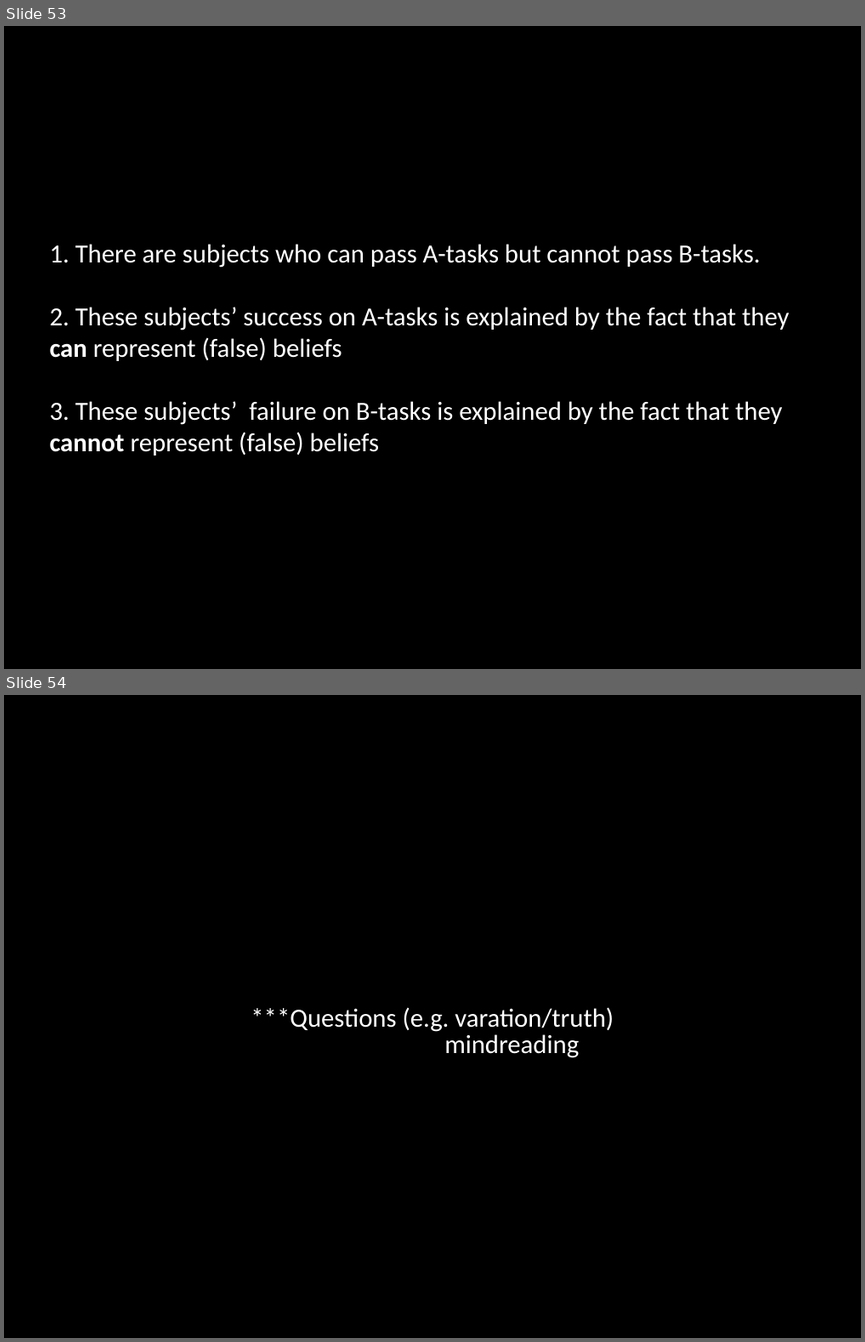
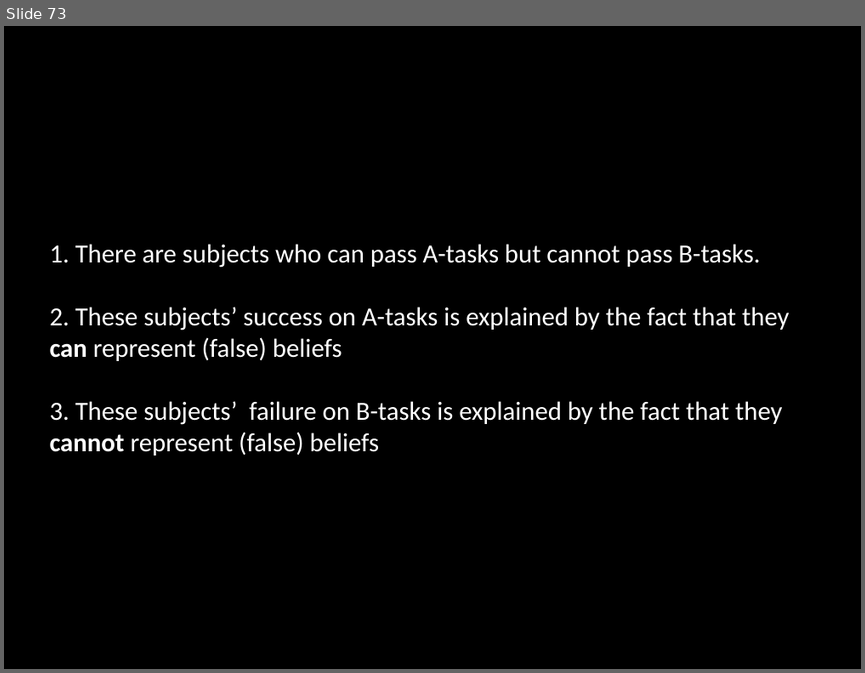
Before and after one commit to butterfill/lecture_mindreading_joint_action_philosophical_tools, a slide deck: lecture01/lecture01.ppt.pptx. Shown one above the other, each under a label of ours: slides 53 and 54 before the commit, slide 73 after it. The pictures are 865x1342 and 865x673 pixels, drawn with LibreOffice and Linux fonts; fonts in the diff are those of the drawing. Boxes give left, top, right and bottom in pixels: in the first picture for what was removed or moved away, otherwise in the second. Text is boxed around its words. In the diff, an @@ line names an element or a change of style, - is before the commit and + after.

```diff
--- a/lecture01/lecture01.ppt.pptx
+++ b/lecture01/lecture01.ppt.pptx
@@ slide 54 removed at [4,695,861,1338], background #000000 @@
@@ text removed at [250,1007,613,1032] @@
-***Questions (e.g. varation/truth)
@@ text removed at [444,1034,579,1058] @@
-mindreading
@@ what was slide 53 is now slide 73 @@
```
Also in this commit, not shown: 5 slides changed, 31 slides added, 5 other slides removed, 3 other files.
